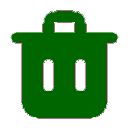
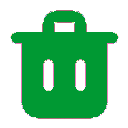
Revision of a layered 128px x 128px image; what changed, layer by layer:
painted on "Hintergrund Kopie" over [11, 11, 118, 118]
